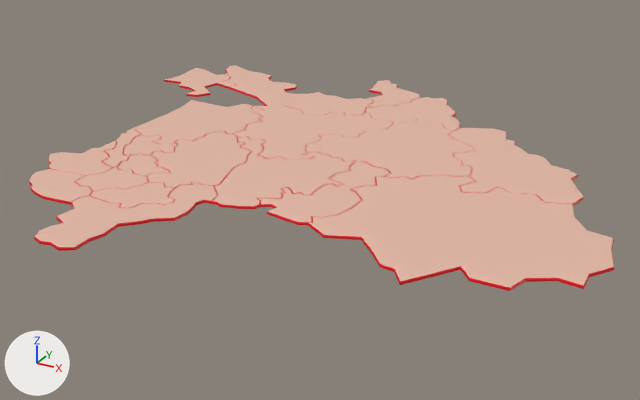
An edit to the FBX model Assets/_Project/Art/Models/Map/Map.fbx, drawn before and after from the same camera.
The view is the same before and after, from a 50 mm lens placed at (1.37, -2.59, 1.1), pointed at (0.01, -0.11, -0.14). The lights are fixed; the arrows at lower left show +X, +Y and +Z. The older version comes first. Where no turn or scale is listed for an object, it has been applied to the vertices.
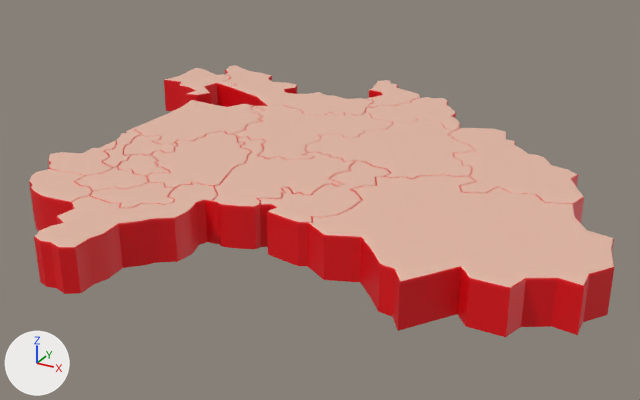
The newer file is also rescaled (x3.463), turned or shifted as a whole; pictures and numbers use the older file's frame.

Diff of the bpy script that builds the scene:
```diff
--- a/Assets/_Project/Art/Models/Map/Map.fbx.py
+++ b/Assets/_Project/Art/Models/Map/Map.fbx.py
@@ me_plane_018 @@
-me_plane_018.from_pydata(...)  # 318 vertices, 266 faces; spans x -0.18..0.108, y -0.232..0.293, z -0.007..0.005
+me_plane_018.from_pydata(...)  # 371 vertices, 319 faces; spans x -0.18..0.108, y -0.232..0.293, z -0.14..0.005
+# me_plane_018 part 3
+# 53 new vertices lie (0.0, 0.0, -0.133) away from vertices in x -0.18..0.108, y -0.232..0.293, z -0.007
+# 53 new faces join them, mat_edje (red #e7000e)
 me_plane_018.materials.append(mat_surface)
@@ me_plane_016 @@
-me_plane_016.from_pydata(...)  # 276 vertices, 231 faces; spans x -0.192..0.178, y -0.258..0.303, z -0.007..0.005
+me_plane_016.from_pydata(...)  # 322 vertices, 277 faces; spans x -0.192..0.178, y -0.258..0.303, z -0.14..0.005
+# me_plane_016 part 7
+# 46 new vertices lie (0.0, 0.0, -0.133) away from vertices in x -0.192..0.178, y -0.258..0.303, z -0.007
+# 46 new faces join them, mat_edje (red #e7000e)
 me_plane_016.materials.append(mat_surface)
@@ me_plane_001 @@
-me_plane_001.from_pydata(...)  # 132 vertices, 111 faces; spans x -0.145..0.188, y -0.198..0.153, z -0.007..0.005
+me_plane_001.from_pydata(...)  # 154 vertices, 133 faces; spans x -0.145..0.188, y -0.198..0.153, z -0.14..0.005
+# me_plane_001 part 5
+# 22 new vertices lie (0.0, 0.0, -0.133) away from vertices in x -0.145..0.188, y -0.198..0.153, z -0.007
+# 22 new faces join them, mat_edje (red #e7000e)
 me_plane_001.materials.append(mat_surface)
@@ me_plane_017 @@
-me_plane_017.from_pydata(...)  # 120 vertices, 101 faces; spans x -0.142..0.149, y -0.092..0.1, z -0.007..0.005
+me_plane_017.from_pydata(...)  # 140 vertices, 121 faces; spans x -0.142..0.149, y -0.092..0.1, z -0.14..0.005
+# me_plane_017 part 2
+# 20 new vertices lie (0.0, 0.0, -0.133) away from vertices in x -0.142..0.149, y -0.092..0.1, z -0.007
+# 20 new faces join them, mat_edje (red #e7000e)
 me_plane_017.materials.append(mat_surface)
@@ me_plane_020 @@
-me_plane_020.from_pydata(...)  # 300 vertices, 251 faces; spans x -0.417..0.425, y -0.39..0.364, z -0.007..0.004
+me_plane_020.from_pydata(...)  # 350 vertices, 301 faces; spans x -0.417..0.425, y -0.39..0.364, z -0.141..0.004
+# me_plane_020 part 6
+# 50 new vertices lie (0.0, 0.0, -0.134) away from vertices in x -0.417..0.425, y -0.39..0.364, z -0.007
+# 50 new faces join them, mat_edje (red #e7000e)
 me_plane_020.materials.append(mat_surface)
@@ me_plane_002 @@
-me_plane_002.from_pydata(...)  # 312 vertices, 261 faces; spans x -0.451..0.408, y -0.211..0.269, z -0.007..0.005
+me_plane_002.from_pydata(...)  # 364 vertices, 313 faces; spans x -0.451..0.408, y -0.211..0.269, z -0.14..0.005
+# me_plane_002 part 4
+# 52 new vertices lie (0.0, 0.0, -0.133) away from vertices in x -0.451..0.408, y -0.211..0.269, z -0.007
+# 52 new faces join them, mat_edje (red #e7000e)
 me_plane_002.materials.append(mat_surface)
@@ me_plane_019 @@
-me_plane_019.from_pydata(...)  # 486 vertices, 406 faces; spans x -0.311..0.229, y -0.288..0.261, z -0.007..0.005
+me_plane_019.from_pydata(...)  # 567 vertices, 487 faces; spans x -0.311..0.229, y -0.288..0.261, z -0.14..0.005
+# me_plane_019 part 1
+# 81 new vertices lie (0.0, 0.0, -0.133) away from vertices in x -0.311..0.229, y -0.288..0.261, z -0.007
+# 81 new faces join them, mat_edje (red #e7000e)
 me_plane_019.materials.append(mat_surface)
```

Boxes (x1, y1, x2, y2) around the edits, measured in the pictures (640 x 400 px):
'Plane.020', reshaped (39% taller)
    before: (307, 175, 614, 291)
    after: (307, 175, 614, 337)
'Plane.016', reshaped (61% taller)
    before: (34, 182, 218, 251)
    after: (34, 182, 218, 294)
'Plane.019', reshaped (55% taller)
    before: (212, 137, 355, 209)
    after: (212, 137, 355, 249)
'Plane.018', reshaped (63% taller)
    before: (258, 161, 390, 225)
    after: (258, 161, 390, 266)
'Plane.017', reshaped
    before: (29, 169, 92, 205)
    after: (29, 169, 92, 231)
'Plane.001', reshaped
    before: (164, 68, 237, 97)
    after: (164, 68, 237, 112)
part 1 of me_plane_019, added (red)
    after: (212, 204, 261, 249)
part 2 of me_plane_017, added (red)
    after: (29, 184, 72, 231)
part 3 of me_plane_018, added (red)
    after: (260, 207, 307, 266)
part 4 of me_plane_002, added
    after: (225, 72, 297, 106)
part 5 of me_plane_001, added (red)
    after: (164, 82, 230, 112)
part 6 of me_plane_020, added (red)
    after: (307, 226, 614, 337)
part 7 of me_plane_016, added (red)
    after: (34, 203, 214, 294)
